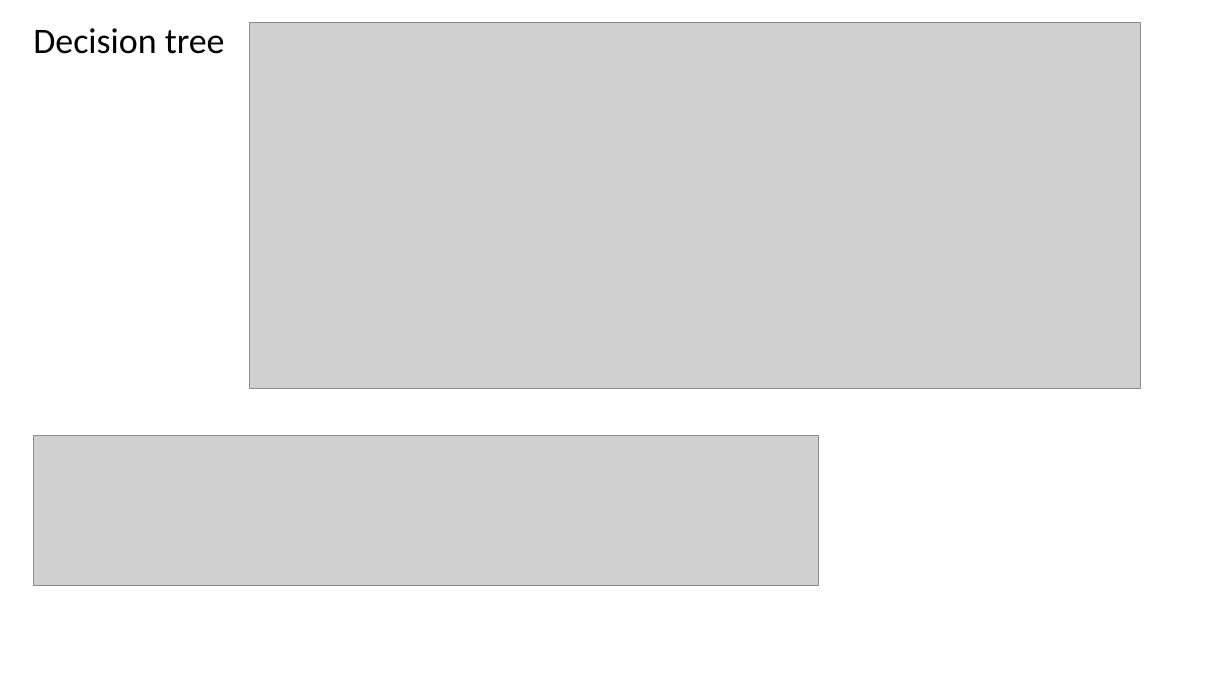
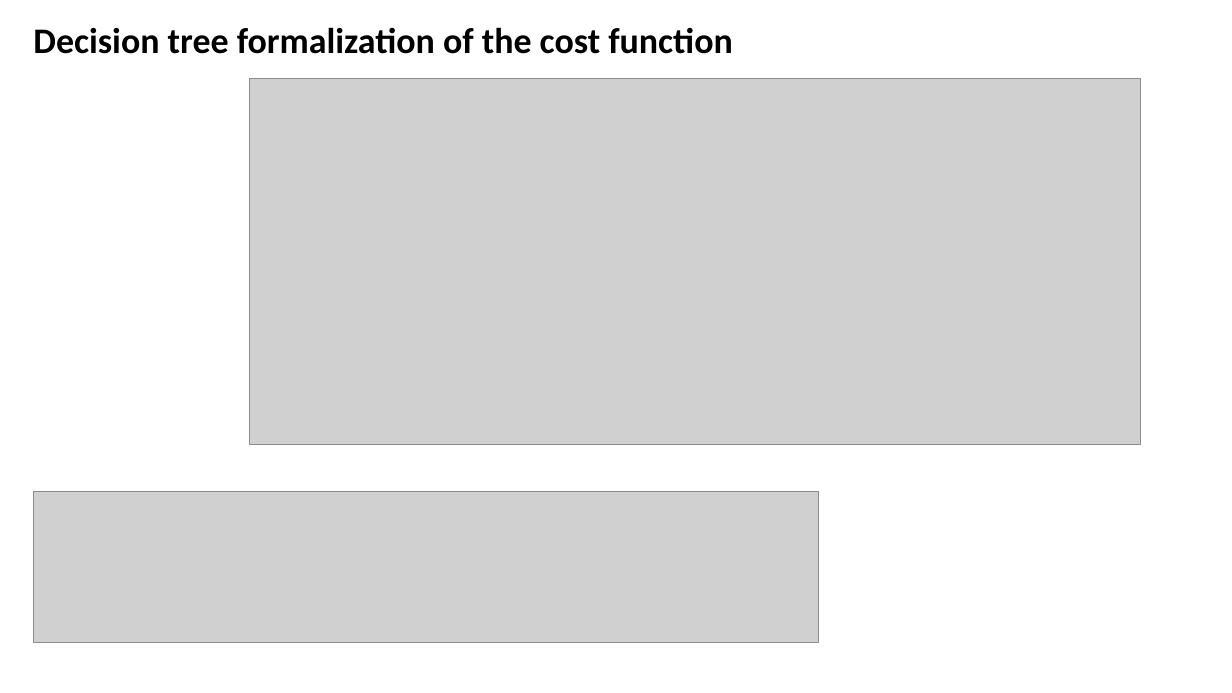
Before and after one commit to CompOmics/ML_AI_Analytical_Chemistry_Course, a slide deck: slide 8 of 03_Evaluation/slides/3_2_DecisionTrees.pptx (slide 9 before the commit). Drawn at 1232x693 pixels with LibreOffice and Linux fonts; fonts in the diff are those of the drawing; grey boxes stand for pictures. Boxes give left, top, right and bottom in pixels: in the first picture for what was removed or moved away, otherwise in the second. Text is boxed around its words. In the diff, an @@ line names an element or a change of style, - is before the commit and + after.

```diff
--- a/03_Evaluation/slides/3_2_DecisionTrees.pptx
+++ b/03_Evaluation/slides/3_2_DecisionTrees.pptx
@@ text at (x1=33, y1=27, x2=732, y2=54): text changed; bold on @@
-Decision tree
+Decision tree formalization of the cost function
@@ picture moved from (x1=250, y1=23, x2=1141, y2=389) to (x1=250, y1=79, x2=1141, y2=445) @@
@@ picture moved from (x1=33, y1=436, x2=818, y2=587) to (x1=33, y1=492, x2=818, y2=642) @@
```
Also in this commit, not shown: 7 other slides changed, 1 slide removed, 8 other files.
